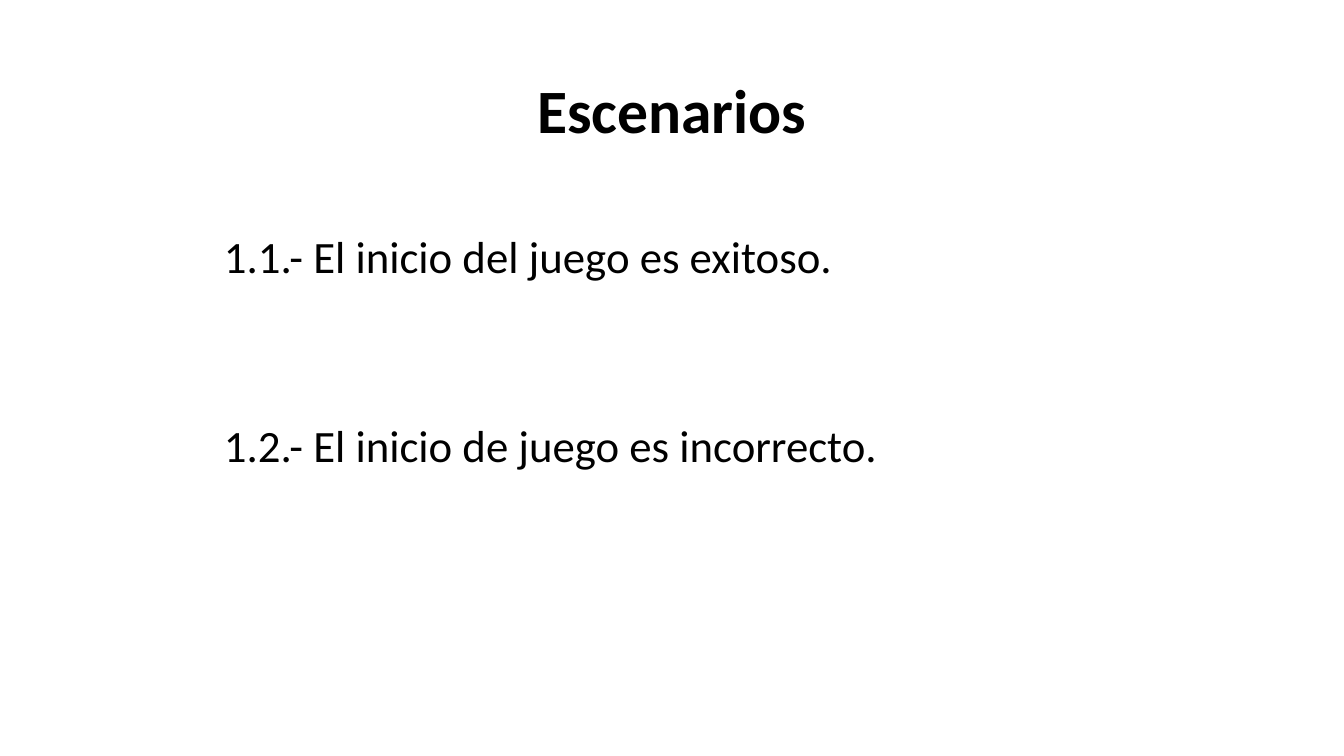
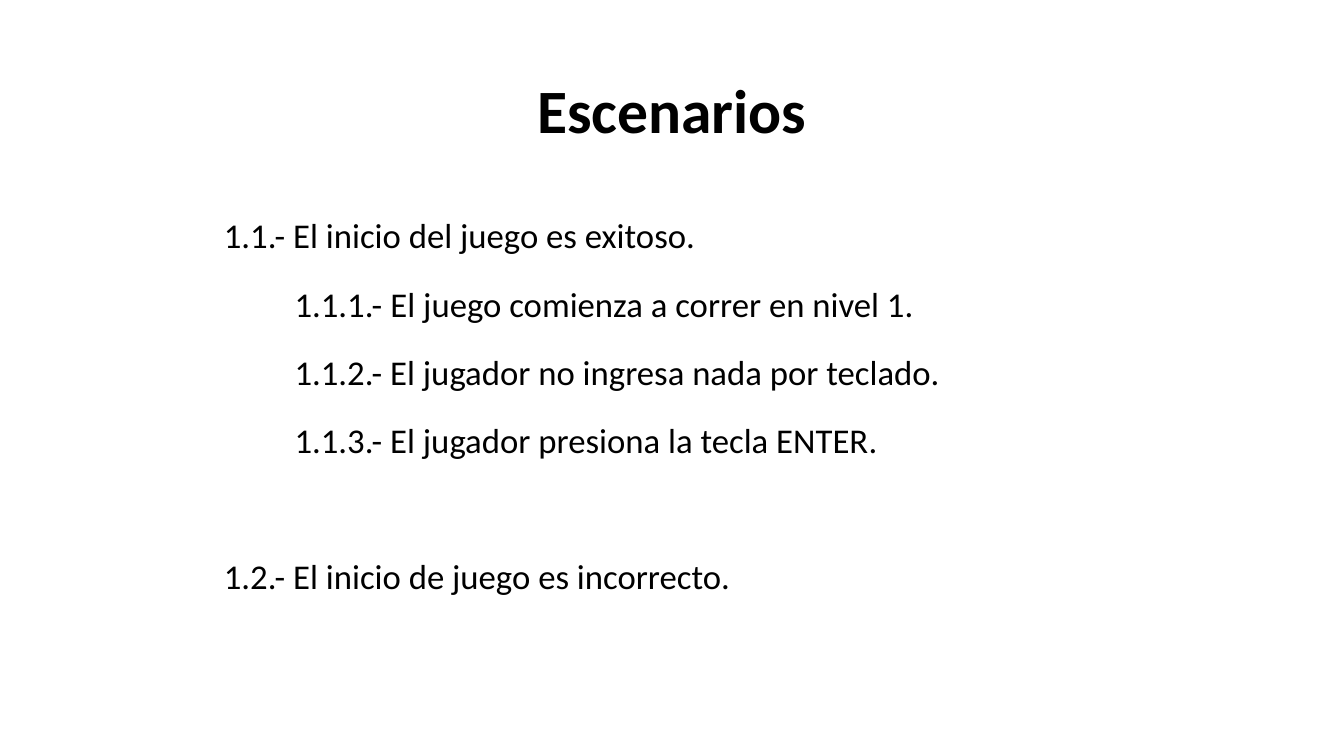
Before and after one commit to csacarelo/POO_Proyect, a slide deck: slide 9 of Proyecto_Final_v1.0/PresentaciónProyecto2.pptx. Drawn at 1344x756 pixels with LibreOffice and Linux fonts; fonts in the diff are those of the drawing. Boxes give left, top, right and bottom in pixels: in the first picture for what was removed or moved away, otherwise in the second. Text is boxed around its words. In the diff, an @@ line names an element or a change of style, - is before the commit and + after.

Commit message:
Diapositivas para presentacion de Proyecto segunda parte añadida y se adjunta el diagrama de clases del juego en pdf

```diff
--- a/Proyecto_Final_v1.0/PresentaciónProyecto2.pptx
+++ b/Proyecto_Final_v1.0/PresentaciónProyecto2.pptx
@@ text at (224,224,730,595): size 32 to 24.8 pt in "1.1.- El inicio del juego es exitoso.", "1.2.- El inicio de juego es incorrecto."; alignment left to justified; line spacing 1.5 to 1.3 @@
@@ text at (295,293,939,459): paragraphs added @@
+1.1.1.- El juego comienza a correr en nivel 1.
+1.1.2.- El jugador no ingresa nada por teclado.
+1.1.3.- El jugador presiona la tecla ENTER.
```
Also in this commit, not shown: 3 other slides changed, 8 slides added, 2 other files.
